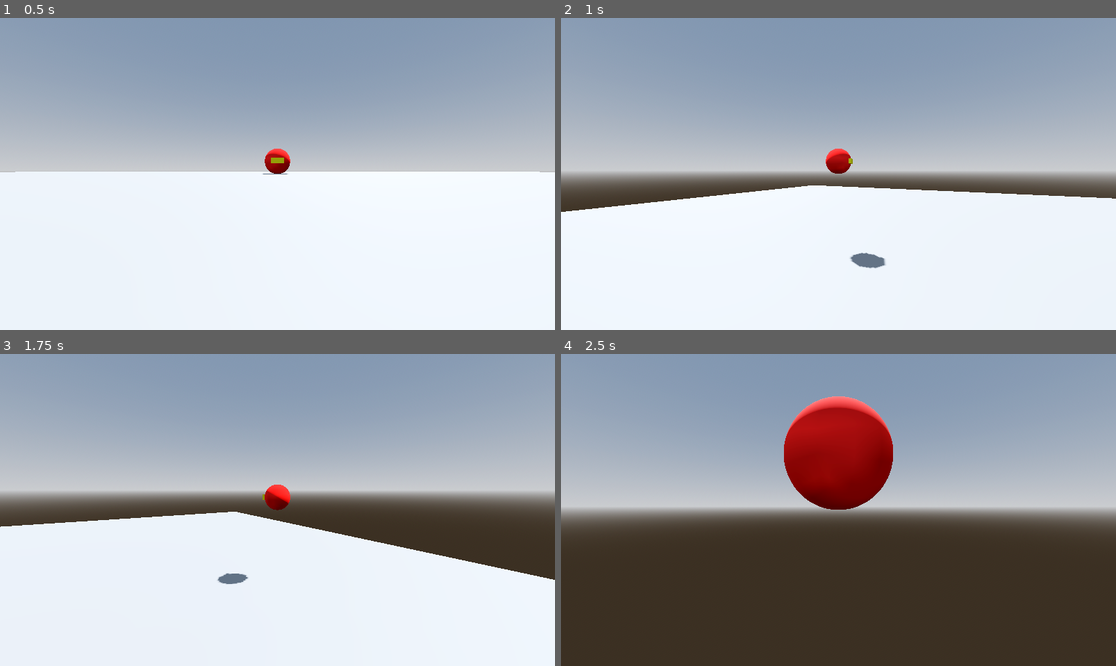
Above: before the commit, frames 1-4 (two rows, left to right).
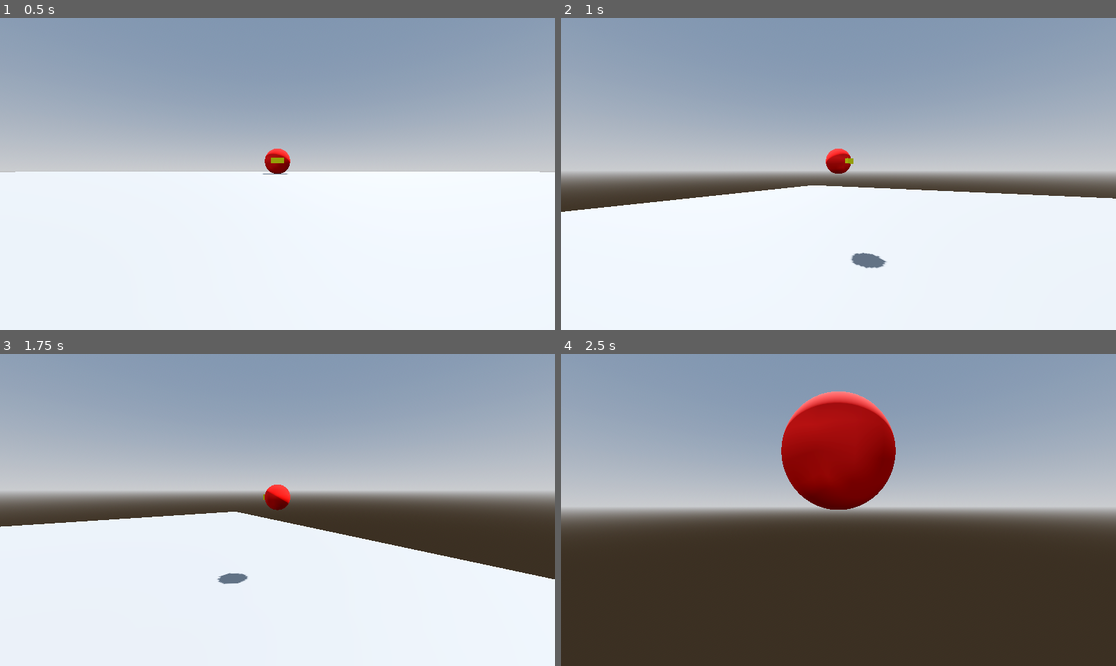
Above: after the commit, the same moments.

Repository: cliff-lilly-jean/pacman-stealth-game
Game: Godot game, scene res://scenes/world/world.tscn
Same seed, same stepped clock (60 frames per second), same inputs: the game is played once before the commit and once after it.
Inputs (mouse positions are in pixels of both pictures, inside the frame that each line leads up to):
- Up to frame 1 (0.5 s): no input
- Up to frame 2 (1 s): tap Enter at 0.5 s; move the mouse to (866, 174) at 0.52 s; hold W (move_forward) from 0.53 s (still down); hold Ctrl (sprint) from 0.53 s (still down); tap Shift (dash) at 0.6 s; tap Space (jump) at 0.77 s
- Up to frame 3 (1.75 s): keep holding W (move_forward); tap Space (jump) at 1.07, 1.52, 1.55 s; move the mouse to (249, 510) at 1.27 s; release Ctrl (sprint) at 1.28 s; tap Ctrl (sprint) at 1.35 s
- Up to frame 4 (2.5 s): keep holding W (move_forward); tap Space (jump) at 1.82, 2.1 s; move the mouse to (849, 503) at 2.02 s; tap Shift (dash) at 2.3 s

Frame 1 is identical in both runs. In frame 2, less than 0.1% of the frame differs, in the area x 0-100%, y 44-81%; in frame 3, less than 0.1%; in frame 4, 1.0%, in the area x 39-61%, y 12-50%.

Commit message:
re orgainized the character and entity

Diff:
--- /dev/null
+++ b/scenes/entities/entity.gd
@@ -0,0 +1,6 @@
+class_name Entity extends CharacterBody3D
+
+@export var mesh: Node3D
+
+var movement_input: Vector2
+var movement_reference: Node3D
--- a/scenes/player/player.gd
+++ b/scenes/entities/player/player.gd
@@ -1,19 +1,19 @@
-class_name Player extends CharacterBody3D
+class_name Player extends Entity
 
-@export_group("Gravity")
 @export var gravity: float
+@export var camera_controller: CameraController
+@export var input_manager: InputManager
 
-@onready var mesh: MeshInstance3D = $MeshInstance3D
-@onready var camera_controller: CameraController = $CameraController
-@onready var input_manager: InputManager = $InputManager
 @onready var stamina_component: StaminaComponent = $StaminaComponent
 
 func _ready() -> void:
 	Input.mouse_mode = Input.MOUSE_MODE_CAPTURED
 
 func _physics_process(delta: float) -> void:
+	movement_input = input_manager.input_direction
+	movement_reference = camera_controller
+
 	input_manager.update()
-
 	apply_gravity(delta)
 	move_and_slide()
 
--- a/scenes/player/player.tscn
+++ b/scenes/entities/player/player.tscn
@@ -1,6 +1,6 @@
 [gd_scene format=3 uid="uid://kotak32xuqdy"]
 
-[ext_resource type="Script" uid="uid://bndh4ejeaws86" path="res://scenes/player/player.gd" id="1_8afob"]
+[ext_resource type="Script" uid="uid://bndh4ejeaws86" path="res://scenes/entities/player/player.gd" id="1_8afob"]
 [ext_resource type="PackedScene" uid="uid://5dv2dht0iynn" path="res://scenes/camera_controller/camera_controller.tscn" id="2_5gtgg"]
 [ext_resource type="Script" uid="uid://ceyckjoc20ikq" path="res://state_machine/state_machine.gd" id="3_gmlin"]
 [ext_resource type="PackedScene" uid="uid://cxffwwmbik3qy" path="res://components/stamina/stamina_component.tscn" id="3_qek5x"]
@@ -24,9 +24,12 @@
 [sub_resource type="StandardMaterial3D" id="StandardMaterial3D_5gtgg"]
 albedo_color = Color(1, 1, 0, 1)
 
-[node name="Player" type="CharacterBody3D" unique_id=573448500]
+[node name="Player" type="CharacterBody3D" unique_id=573448500 node_paths=PackedStringArray("camera_controller", "input_manager", "mesh")]
 script = ExtResource("1_8afob")
 gravity = 0.98
+camera_controller = NodePath("CameraController")
+input_manager = NodePath("InputManager")
+mesh = NodePath("MeshInstance3D")
 
 [node name="CollisionShape3D" type="CollisionShape3D" parent="." unique_id=1748136380]
 transform = Transform3D(1, 0, 0, 0, 1, 0, 0, 0, 1, 0, 0.5, 0)
--- a/scenes/world/world.tscn
+++ b/scenes/world/world.tscn
@@ -1,6 +1,6 @@
 [gd_scene format=3 uid="uid://bngug3e0d04yb"]
 
-[ext_resource type="PackedScene" uid="uid://kotak32xuqdy" path="res://scenes/player/player.tscn" id="1_dphjl"]
+[ext_resource type="PackedScene" uid="uid://kotak32xuqdy" path="res://scenes/entities/player/player.tscn" id="1_dphjl"]
 
 [sub_resource type="ProceduralSkyMaterial" id="ProceduralSkyMaterial_dphjl"]
 sky_horizon_color = Color(0.66224277, 0.6717428, 0.6867428, 1)
--- a/state_machine/states/player/move.gd
+++ b/state_machine/states/player/move.gd
@@ -8,38 +8,35 @@
 	pass
 
 func update(delta: float) -> void:
-	if entity is Player:
-		if entity.is_on_floor() and entity.input_manager.jump_input:
-			change_state.emit(self, 'jump')
+	if entity.is_on_floor() and entity.input_manager.jump_input:
+		change_state.emit(self, 'jump')
 
-		if entity.is_on_floor() and entity.input_manager.dash_input:
-			change_state.emit(self, "dash")
+	if entity.is_on_floor() and entity.input_manager.dash_input:
+		change_state.emit(self, "dash")
 
-		if entity.is_on_floor() and entity.input_manager.sprint_input:
-			change_state.emit(self, "sprint")
+	if entity.is_on_floor() and entity.input_manager.sprint_input:
+		change_state.emit(self, "sprint")
 
 func physics_update(delta: float) -> void:
-	apply_move(entity.input_manager.input_direction, entity.camera_controller, delta)
-	pass
+	apply_move(entity.movement_input, entity.movement_reference, delta)
 
 
-func apply_move(input: Vector2, camera: Node3D, delta: float) -> void:
+func apply_move(input: Vector2, camera: SpringArm3D, delta: float) -> void:
 	var direction = input.rotated(-camera.global_rotation.y).normalized()
 	var desired_velocity: Vector3 = Vector3(direction.x, 0, direction.y) * move_speed
 
-	if entity is Player:
-		if input.length() > 0.1:
-			var target_angle: float = atan2(desired_velocity.x, desired_velocity.z)
+	if input.length() > 0.1:
+		var target_angle: float = atan2(desired_velocity.x, desired_velocity.z)
 
-			entity.mesh.global_rotation.y = lerp_angle(
-				entity.mesh.global_rotation.y,
-				target_angle,
-				10 * delta
-			)
+		entity.mesh.global_rotation.y = lerp_angle(
+			entity.mesh.global_rotation.y,
+			target_angle,
+			10 * delta
+		)
 
-		if input.length() >= 0.1:
-			entity.velocity.x = move_toward(entity.velocity.x, desired_velocity.x,  acceleration * delta)
-			entity.velocity.z = move_toward(entity.velocity.z, desired_velocity.z, acceleration * delta)
-		else:
-			entity.velocity.x = move_toward(entity.velocity.x, 0, acceleration * delta)
-			entity.velocity.z = move_toward(entity.velocity.z, 0, acceleration * delta)
+	if input.length() >= 0.1:
+		entity.velocity.x = move_toward(entity.velocity.x, desired_velocity.x,  acceleration * delta)
+		entity.velocity.z = move_toward(entity.velocity.z, desired_velocity.z, acceleration * delta)
+	else:
+		entity.velocity.x = move_toward(entity.velocity.x, 0, acceleration * delta)
+		entity.velocity.z = move_toward(entity.velocity.z, 0, acceleration * delta)
--- a/state_machine/states/state.gd
+++ b/state_machine/states/state.gd
@@ -1,6 +1,6 @@
 class_name State extends Node
 
-@export var entity: Node
+@export var entity: Entity
 
 signal change_state(state: State, new_state_name: String)
 
Not shown, added: scenes/entities/entity.gd.uid
Renamed: scenes/player/player.gd.uid -> scenes/entities/player/player.gd.uid
